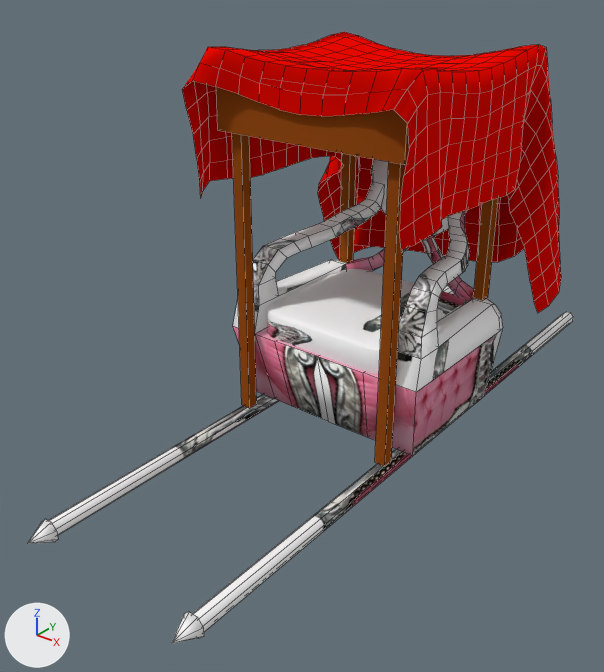
The Blender file Dateien/Asset_Package/Szene_3-Utopie/stoffding2.blend, before and after one commit.
The view is the same before and after, from a camera (50 mm lens) standing at (2.43, -6.37, 4.27) and looking at (-0.85, -2.26, 1.72). Every picture has the same lights, and +X, +Y and +Z are marked at lower left. Mesh edges are drawn as thin lines on the coarser meshes.
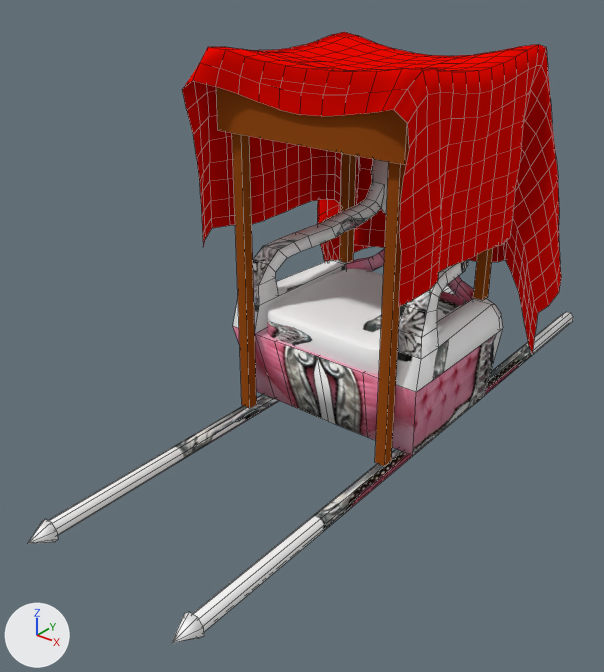
Where the change shows, as pixel boxes (x1, y1, x2, y2) in the pictures (604 x 672 px):
```json
{"object": "Plane", "change": "reshaped", "before": [182, 32, 561, 313], "after": [182, 32, 561, 353], "on screen": "14% taller"}
{"part": 1, "of": "me_plane", "change": "added", "after": [201, 156, 342, 262], "on screen": "red"}
{"part": 2, "of": "me_plane", "change": "added", "after": [398, 190, 538, 353], "on screen": "red"}
```

The change, as JSON lines over the scene's bpy script:
```json
{"block": "me_plane", "where": "# used by ob_plane; location = (-0.678, -1.017, 3.654); scale = (2.38, 2.38, 2.38)"}
{"op": "remove", "block": "me_plane", "code": "me_plane.from_pydata(...)  # 530 vertices, 484 faces; spans x -0.429..0.428, y -0.688..0.217, z -0.84..-0.018"}
{"op": "add", "block": "me_plane", "code": "me_plane.from_pydata(...)  # 668 vertices, 616 faces; spans x -0.429..0.428, y -0.688..0.217, z -0.982..-0.018"}
{"block": "me_plane", "change": "me_plane part 1"}
{"block": "me_plane", "change": "11 vertices are added at x -0.428..-0.293, y -0.569..0.111, z -0.982..-0.504"}
{"block": "me_plane", "change": "13 new vertices lie (0.0, 0.0, -0.059) away from vertices in x -0.428..-0.281, y -0.652..0.111, z -0.84..-0.392"}
{"block": "me_plane", "change": "10 new vertices lie (0.0, 0.0, -0.058) away from vertices in x -0.429..-0.32, y -0.517..0.091, z -0.796..-0.393"}
{"block": "me_plane", "change": "19 new vertices lie (0.0, 0.0, -0.054) away from vertices in x -0.429..-0.281, y -0.652..0.091, z -0.854..-0.451"}
{"block": "me_plane", "change": "16 new vertices lie (0.0, 0.0, -0.03) away from vertices in x -0.429..-0.281, y -0.652..0.091, z -0.908..-0.505"}
{"block": "me_plane", "change": "66 new faces join them"}
{"block": "me_plane", "change": "me_plane part 2"}
{"block": "me_plane", "change": "16 new vertices lie (0.0, 0.0, -0.045) away from vertices in x 0.28..0.404, y -0.658..0.038, z -0.803..-0.392"}
{"block": "me_plane", "change": "16 new vertices lie (0.0, 0.0, -0.043) away from vertices in x 0.28..0.404, y -0.658..0.038, z -0.848..-0.437"}
{"block": "me_plane", "change": "10 new vertices lie (0.0, 0.0, -0.055) away from vertices in x 0.295..0.404, y -0.618..0.038, z -0.891..-0.48"}
{"block": "me_plane", "change": "7 new vertices lie (0.0, 0.0, -0.046) away from vertices in x 0.224..0.363, y -0.568..0.042, z -0.439..-0.388"}
{"block": "me_plane", "change": "7 new vertices lie (0.0, 0.0, -0.043) away from vertices in x 0.224..0.363, y -0.568..0.042, z -0.485..-0.434"}
{"block": "me_plane", "change": "7 new vertices lie (0.0, 0.0, -0.055) away from vertices in x 0.224..0.363, y -0.568..0.042, z -0.528..-0.477"}
{"block": "me_plane", "change": "6 new vertices lie (0.0, 0.0, -0.056) away from vertices in x 0.28..0.374, y -0.658..0.014, z -0.718..-0.486"}
{"block": "me_plane", "change": "66 new faces join them"}
```
